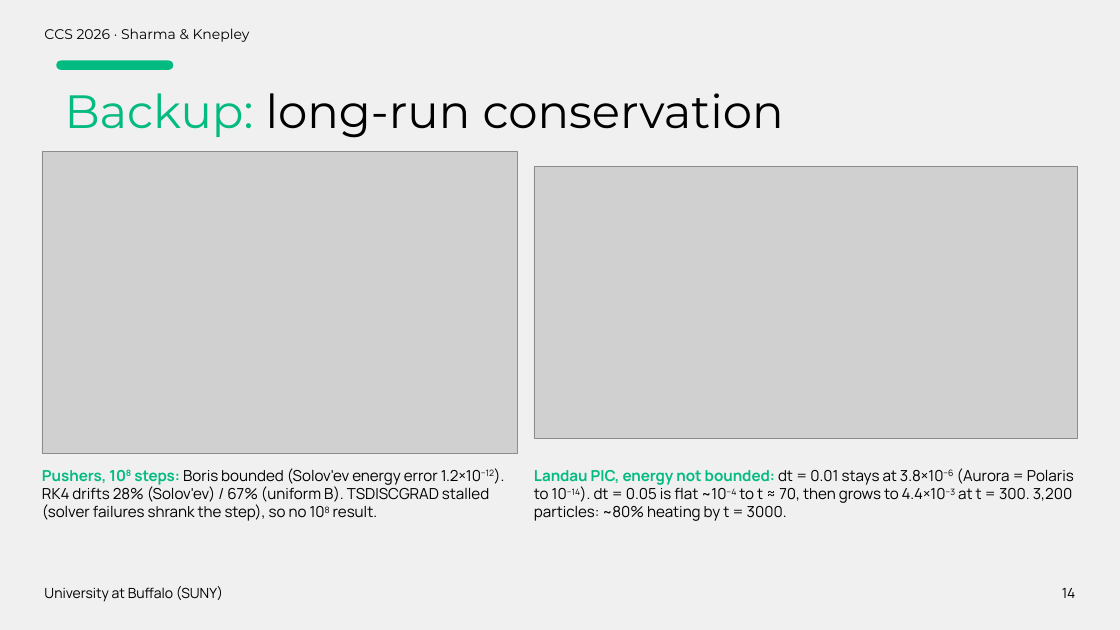
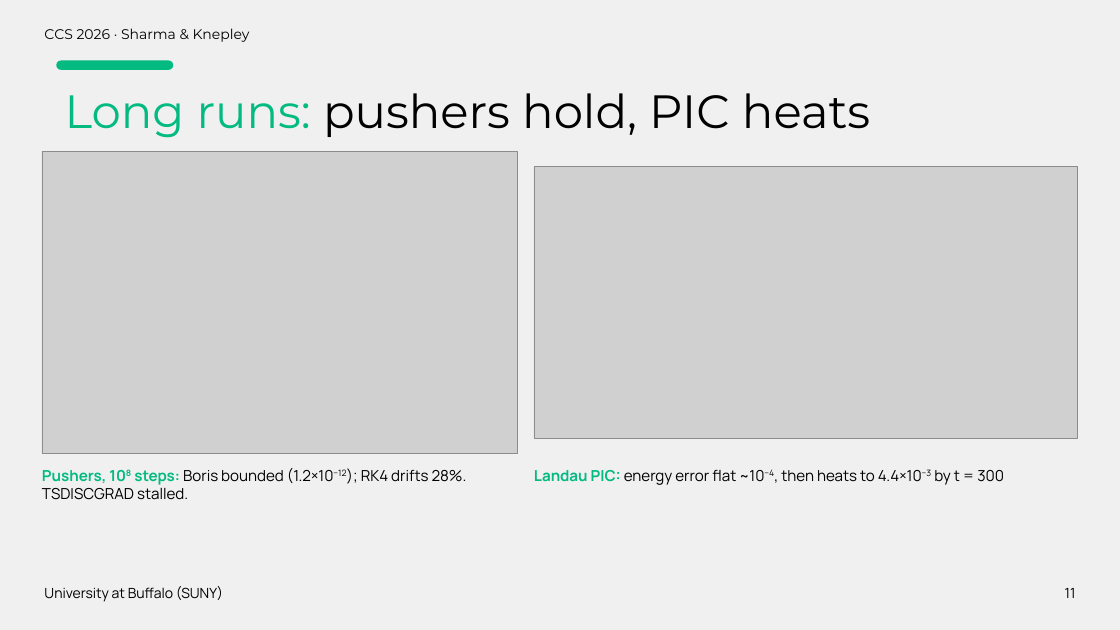
Before and after one commit to engineer-scientist/ccs2026-structure-preserving-plasma, a slide deck: slide 11 of presentation/CCS2026_Sharma_StructurePreservingPlasma.pptx (slide 14 before the commit). Drawn at 1120x630 pixels with LibreOffice and Linux fonts; fonts in the diff are those of the drawing; grey boxes stand for pictures. Boxes give left, top, right and bottom in pixels: in the first picture for what was removed or moved away, otherwise in the second. Text is boxed around its words. In the diff, an @@ line names an element or a change of style, - is before the commit and + after.

```diff
--- a/presentation/CCS2026_Sharma_StructurePreservingPlasma.pptx
+++ b/presentation/CCS2026_Sharma_StructurePreservingPlasma.pptx
@@ text at box(65, 93, 870, 138): text changed @@
-Backup: long-run conservation
+Long runs: pushers hold, PIC heats
@@ text at box(42, 468, 467, 500): text changed @@
-Pushers, 108 steps: Boris bounded (Solov'ev energy error 1.2×10−12). RK4 drifts 28% (Solov'ev) / 67% (uniform B). TSDISCGRAD stalled (solver failures shrank the step), so no 108 result.
+Pushers, 108 steps: Boris bounded (1.2×10−12); RK4 drifts 28%. TSDISCGRAD stalled.
@@ text at box(534, 469, 1004, 485): text changed @@
-Landau PIC, energy not bounded: dt = 0.01 stays at 3.8×10−6 (Aurora = Polaris to 10−14). dt = 0.05 is flat ~10−4 to t ≈ 70, then grows to 4.4×10−3 at t = 300. 3,200 particles: ~80% heating by t = 3000.
+Landau PIC: energy error flat ~10−4, then heats to 4.4×10−3 by t = 300
@@ text at box(1065, 588, 1076, 598): text changed @@
-14
+11
```
Also in this commit, not shown: 9 other slides changed, 1 other file.
